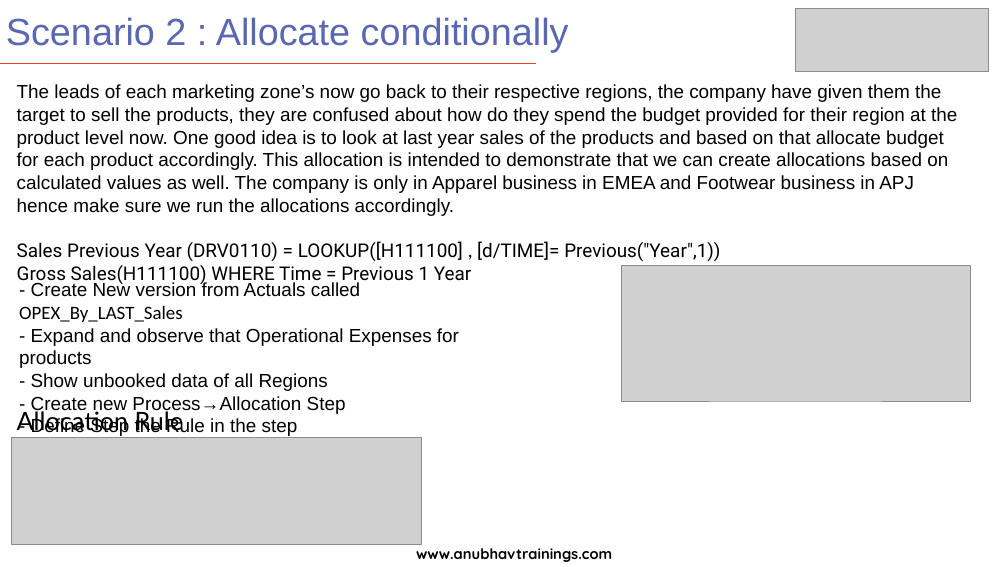
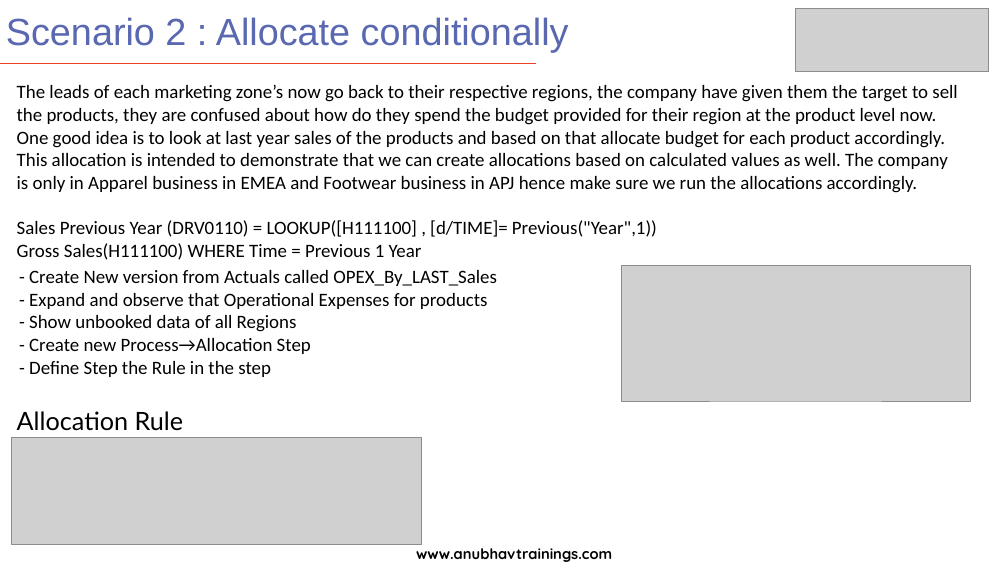
Before and after one commit to soyuztechnologies/SAC_SaamaTechnologies, a slide deck: slide 7 of day 6/SAC_Training Day 6.pptx. Drawn at 1008x567 pixels with LibreOffice and Linux fonts; fonts in the diff are those of the drawing; grey boxes stand for pictures. Boxes give left, top, right and bottom in pixels: in the first picture for what was removed or moved away, otherwise in the second. Text is boxed around its words. In the diff, an @@ line names an element or a change of style, - is before the commit and + after.

```diff
--- a/day 6/SAC_Training Day 6.pptx
+++ b/day 6/SAC_Training Day 6.pptx
@@ text "The leads of each marketing ..." at bbox=[17, 85, 957, 260]: font Arial to Calibri in "The leads of each marketing zone’s now ..."; font Roboto to Calibri in "Sales Previous Year (DRV0110) = LOOKUP([H111100] [d/TIME]= ...", "Gross Sales(H111100) WHERE Time = Previous 1 ..."; font Lato to Calibri in "," @@
@@ text "- Create New version from ...": place and size @@
-text "- Create New version from ..." at bbox=[19, 282, 459, 437]
+text "- Create New version from ..." at bbox=[29, 270, 497, 377]
@@ text "- Create New version from ..." at bbox=[29, 270, 497, 377]: font Arial to Calibri @@
```
Also in this commit, not shown: 4 other slides changed.
